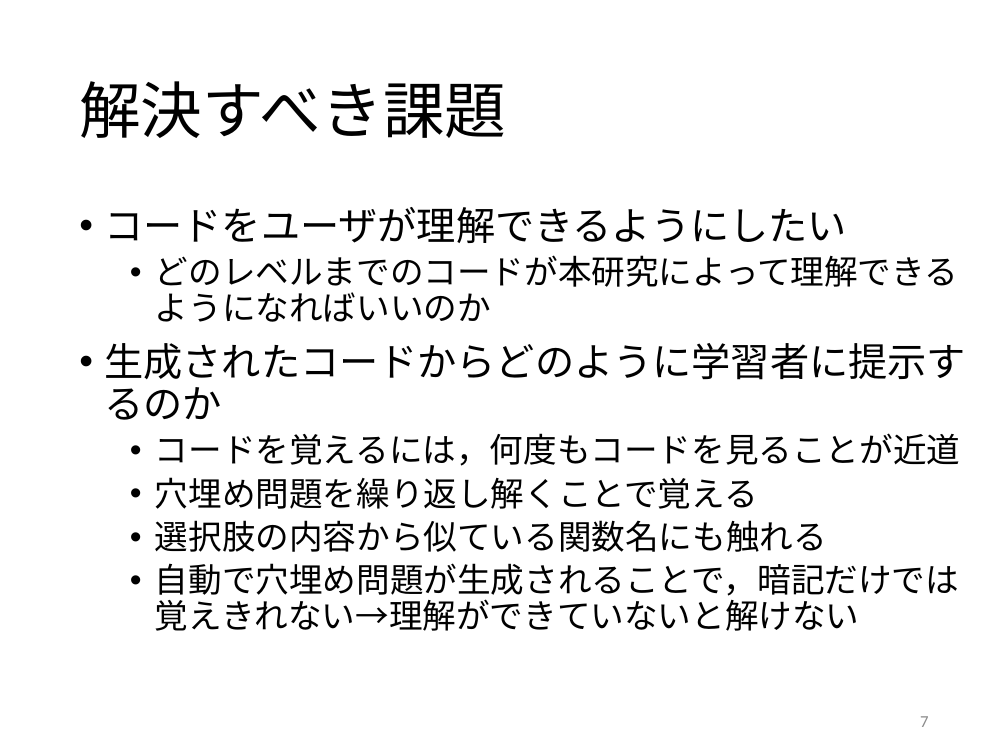
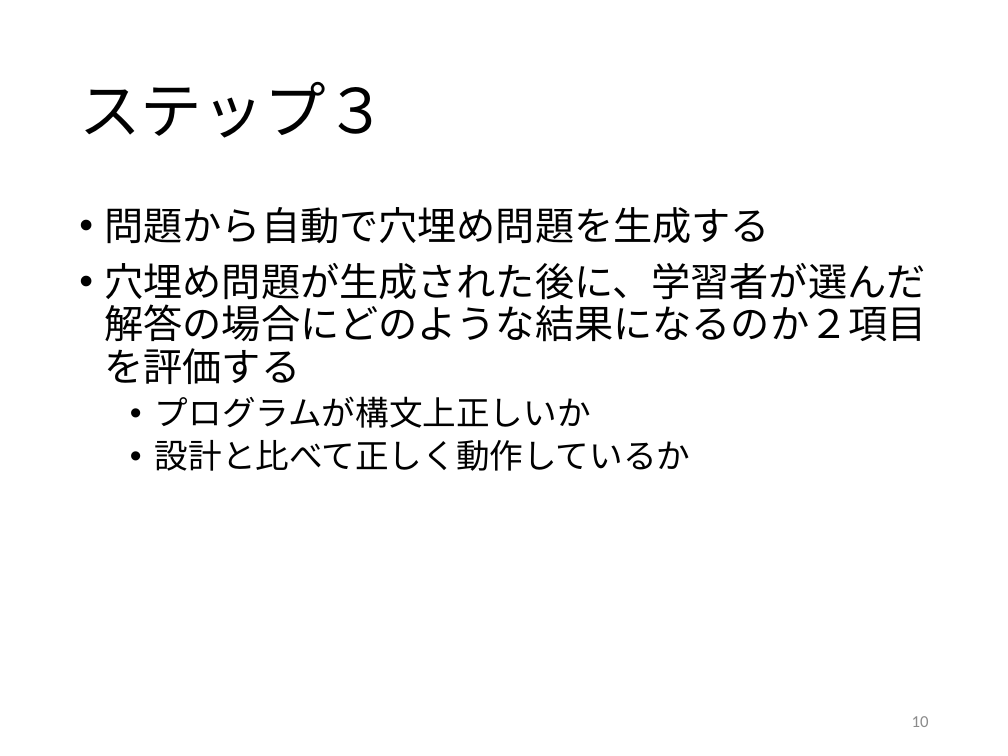
Before and after one commit to kait-takanolab/1821121-shimaoka-thesis, a slide deck: slide 10 of 1821121_shimaoka_sotsuken.pptx (slide 7 before the commit). Drawn at 1008x756 pixels with LibreOffice and Linux fonts; fonts in the diff are those of the drawing. Boxes give left, top, right and bottom in pixels: in the first picture for what was removed or moved away, otherwise in the second. Text is boxed around its words. In the diff, an @@ line names an element or a change of style, - is before the commit and + after.

Commit message:
PP 課題と提案について変更

```diff
--- a/1821121_shimaoka_sotsuken.pptx
+++ b/1821121_shimaoka_sotsuken.pptx
@@ title at [79,82,387,138]: text changed @@
-解決すべき課題
+ステップ３
@@ text at [105,207,927,471]: text changed; size 24 to 28 pt @@
-• コードをユーザが理解できるようにしたい
-  • どのレベルまでのコードが本研究によって理解できるようになればいいのか
-• 生成されたコードからどのように学習者に提示するのか
-  • コードを覚えるには，何度もコードを見ることが近道
-  • 穴埋め問題を繰り返し解くことで覚える
-  • 選択肢の内容から似ている関数名にも触れる
-  • 自動で穴埋め問題が生成されることで，暗記だけでは覚えきれない→理解ができていないと解けない
+• 問題から自動で穴埋め問題を生成する
+• 穴埋め問題が生成された後に、学習者が選んだ解答の場合にどのような結果になるのか２項目を評価する
+  • プログラムが構文上正しいか
+  • 設計と比べて正しく動作しているか
@@ page number at [912,716,929,727]: text changed @@
-7
+10
```
Also in this commit, not shown: 4 other slides changed, 1 slide added.
